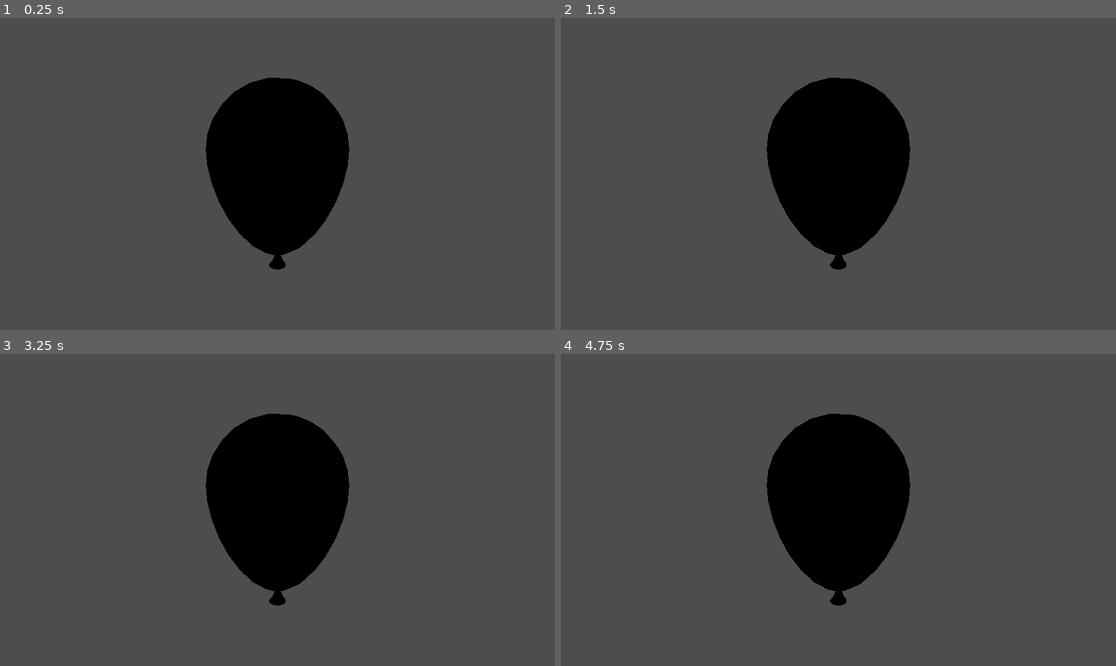
Above: before the commit, frames 1-4 (two rows, left to right).
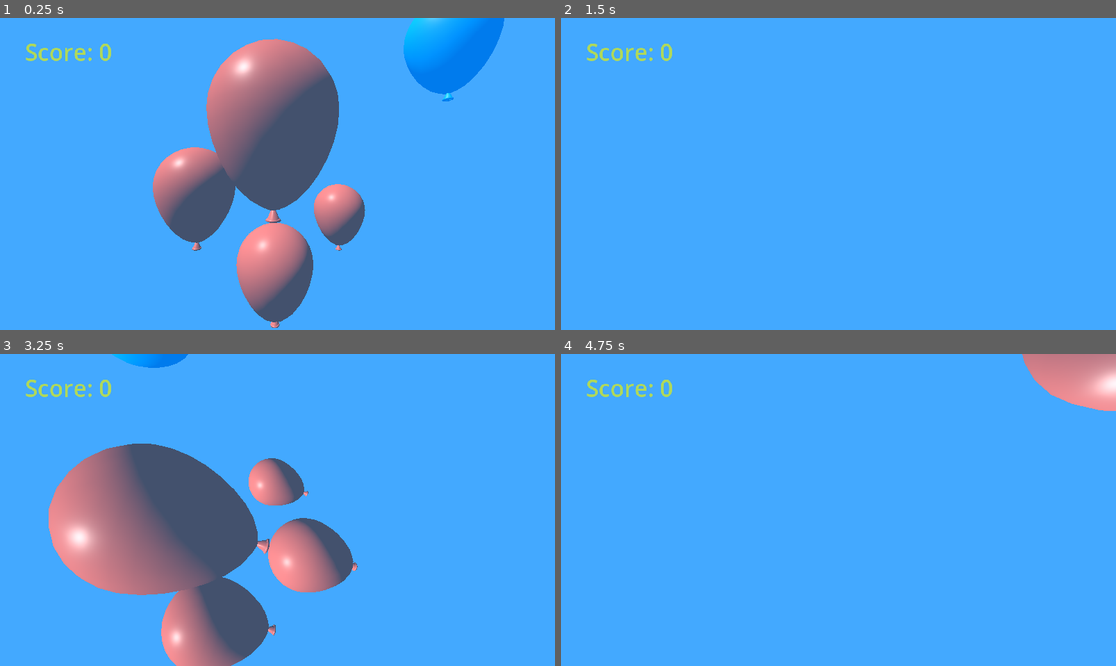
Above: after the commit, the same moments.

Repository: Picrik/godot_miniGames
Game: Godot game, scene res://Balloon Popper/balloon_popper.tscn
The game is run twice, just before and just after one commit, with the same random seed, the same clock (stepped at 60 frames per second) and the same inputs.
Inputs (mouse positions are in pixels of both pictures, inside the frame that each line leads up to):
- Up to frame 1 (0.25 s): no input
- Up to frame 2 (1.5 s): tap Enter at 0.5 s; move the mouse to (960, 158) at 0.52 s; hold Right (ui_right) 0.53-1.28 s; click (960, 158) at 0.67 s; tap Space at 1.25 s; move the mouse to (727, 189) at 1.27 s; hold Down (ui_down) from 1.28 s (still down); click (727, 189) at 1.42 s
- Up to frame 3 (3.25 s): move the mouse to (333, 441) at 2.02 s; release Down (ui_down) at 2.03 s; hold Right (ui_right) 2.03-2.78 s; click (333, 441) at 2.17 s; move the mouse to (249, 572) at 2.77 s; hold Up (ui_up) from 2.78 s (still down); click (249, 572) at 2.92 s
- Up to frame 4 (4.75 s): move the mouse to (1005, 556) at 3.52 s; release Up (ui_up) at 3.53 s; hold Left (ui_left) from 3.53 s (still down); click (1005, 556) at 3.67 s; move the mouse to (672, 463) at 4.27 s; click (672, 463) at 4.42 s

The runs differ from the first frame. In frame 1, 100% of the frame differs, in the area x 0-100%, y 0-100%; in frame 2, 100%; in frame 3, 100%; in frame 4, 100%.

Commit message:
balloon_physics
Add two mini games

Diff:
--- /dev/null
+++ b/Balloon Popper/balloon.gd
@@ -0,0 +1,29 @@
+extends Area3D
+
+@export var clicks_to_pop : int = 5
+@export var size_increase : float = 0.2
+@export var score_to_give : int = 1
+@onready var camera_3d: Camera3D = $"../Camera3D"
+
+var manager
+
+func _ready() -> void:
+	manager = $".."
+
+func _on_input_event(camera: Node, event: InputEvent, event_position: Vector3, normal: Vector3, shape_idx: int) -> void:
+	if event is not InputEventMouseButton:
+		return
+
+	if event.button_index != MOUSE_BUTTON_LEFT:
+		return
+
+	if not event.is_pressed():
+		return
+
+	scale += Vector3.ONE * size_increase
+	clicks_to_pop -= 1
+
+	if clicks_to_pop == 0:
+		manager.increase_score(score_to_give)
+		print("")
+		queue_free()
--- /dev/null
+++ b/Balloon Popper/balloon.tscn
@@ -0,0 +1,22 @@
+[gd_scene load_steps=5 format=3 uid="uid://csafnr7pknh07"]
+
+[ext_resource type="Script" uid="uid://dppofigf66lgk" path="res://Balloon Popper/balloon.gd" id="1_m3aph"]
+[ext_resource type="Material" uid="uid://87jaxn4o0mpg" path="res://Balloon Popper/balloon_red.tres" id="2_eliol"]
+[ext_resource type="ArrayMesh" uid="uid://dporwx1u861f7" path="res://Balloon Popper/Balloon.obj" id="3_mhfhb"]
+
+[sub_resource type="SphereShape3D" id="SphereShape3D_bxkad"]
+radius = 0.5753273
+
+[node name="balloon" type="Area3D"]
+script = ExtResource("1_m3aph")
+
+[node name="model" type="MeshInstance3D" parent="."]
+material_override = ExtResource("2_eliol")
+mesh = ExtResource("3_mhfhb")
+skeleton = NodePath("../..")
+
+[node name="CollisionShape3D" type="CollisionShape3D" parent="."]
+transform = Transform3D(1, 0, 0, 0, 1, 0, 0, 0, 1, 0, 0.08544105, 0)
+shape = SubResource("SphereShape3D_bxkad")
+
+[connection signal="input_event" from="." to="." method="_on_input_event"]
--- /dev/null
+++ b/Balloon Popper/balloon_blue.tres
@@ -0,0 +1,5 @@
+[gd_resource type="StandardMaterial3D" format=3 uid="uid://cix42h6yfmbkc"]
+
+[resource]
+albedo_color = Color(4.235506e-06, 0.7342437, 0.9279848, 1)
+roughness = 0.4
--- /dev/null
+++ b/Balloon Popper/balloon_blue.tscn
@@ -0,0 +1,22 @@
+[gd_scene load_steps=5 format=3 uid="uid://cxra4noymjdql"]
+
+[ext_resource type="Script" uid="uid://dppofigf66lgk" path="res://Balloon Popper/balloon.gd" id="1_2h5bb"]
+[ext_resource type="Material" uid="uid://cix42h6yfmbkc" path="res://Balloon Popper/balloon_blue.tres" id="2_h0ryi"]
+[ext_resource type="ArrayMesh" uid="uid://dporwx1u861f7" path="res://Balloon Popper/Balloon.obj" id="3_wc3bo"]
+
+[sub_resource type="SphereShape3D" id="SphereShape3D_bxkad"]
+radius = 0.5753273
+
+[node name="balloon" type="Area3D"]
+script = ExtResource("1_2h5bb")
+
+[node name="model" type="MeshInstance3D" parent="."]
+material_override = ExtResource("2_h0ryi")
+mesh = ExtResource("3_wc3bo")
+skeleton = NodePath("../..")
+
+[node name="CollisionShape3D" type="CollisionShape3D" parent="."]
+transform = Transform3D(1, 0, 0, 0, 1, 0, 0, 0, 1, 0, 0.08544105, 0)
+shape = SubResource("SphereShape3D_bxkad")
+
+[connection signal="input_event" from="." to="." method="_on_input_event"]
--- /dev/null
+++ b/Balloon Popper/balloon_manager.gd
@@ -0,0 +1,12 @@
+extends Node3D
+
+var score : int = 0
+var score_text : Label
+
+func _ready() -> void:
+	score_text = $Score
+	score_text.text = "Score: 0"
+
+func increase_score (amount :int):
+	score += amount
+	score_text.text = "Score: " + str(score)
--- a/Balloon Popper/balloon_popper.tscn
+++ b/Balloon Popper/balloon_popper.tscn
@@ -1,15 +1,57 @@
-[gd_scene load_steps=2 format=3 uid="uid://x4h8uf0r1sq0"]
+[gd_scene load_steps=7 format=3 uid="uid://x4h8uf0r1sq0"]
 
-[ext_resource type="ArrayMesh" uid="uid://dporwx1u861f7" path="res://Balloon Popper/Balloon.obj" id="1_4t30t"]
+[ext_resource type="Script" uid="uid://c3vkkfe8l14tu" path="res://Balloon Popper/balloon_manager.gd" id="1_hm4d0"]
+[ext_resource type="Script" uid="uid://cjr1t075cuvsy" path="res://Balloon Popper/camera_3d.gd" id="2_6jol5"]
+[ext_resource type="PackedScene" uid="uid://csafnr7pknh07" path="res://Balloon Popper/balloon.tscn" id="2_bxkad"]
+[ext_resource type="PackedScene" uid="uid://cxra4noymjdql" path="res://Balloon Popper/balloon_blue.tscn" id="4_hm4d0"]
+
+[sub_resource type="Environment" id="Environment_4t30t"]
+background_mode = 1
+background_color = Color(0.2628886, 0.6620919, 0.99999994, 1)
+
+[sub_resource type="LabelSettings" id="LabelSettings_bxkad"]
+font_size = 48
+font_color = Color(0.69119173, 0.85, 0.34850004, 1)
 
 [node name="Main" type="Node3D"]
-
-[node name="Balloon" type="MeshInstance3D" parent="."]
-transform = Transform3D(1, 0, 0, 0, 1, 0, 0, 0, 1, 0.0329324, 0, 0.0969677)
-mesh = ExtResource("1_4t30t")
+script = ExtResource("1_hm4d0")
 
 [node name="Camera3D" type="Camera3D" parent="."]
-transform = Transform3D(1, 0, 0, 0, 1, 0, 0, 0, 1, 0.0329324, 0, 1.5982262)
+transform = Transform3D(1, 0, 0, 0, 1, 0, 0, 0, 1, 0.0329324, 1.3171235, 2.6867466)
+script = ExtResource("2_6jol5")
 
-[node name="SpotLight3D" type="SpotLight3D" parent="."]
-transform = Transform3D(1, 0, 0, 0, -0.71541226, 0.6987026, 0, -0.6987026, -0.71541226, 4.0284357, 5.2217455, 0)
+[node name="DirectionalLight3D" type="DirectionalLight3D" parent="."]
+transform = Transform3D(-0.020645428, -0.8394896, -0.5429835, 0.26093632, -0.5288003, 0.8076401, -0.96513516, -0.12501004, 0.22997066, -1.2922394, 5.121672, -1.8986057)
+
+[node name="WorldEnvironment" type="WorldEnvironment" parent="."]
+environment = SubResource("Environment_4t30t")
+
+[node name="balloon" parent="." instance=ExtResource("2_bxkad")]
+
+[node name="balloon2" parent="." instance=ExtResource("2_bxkad")]
+transform = Transform3D(1, 0, 0, 0, 1, 0, 0, 0, 1, 1.2821624, 0.44925642, -1.4776781)
+
+[node name="balloon3" parent="." instance=ExtResource("2_bxkad")]
+transform = Transform3D(1, 0, 0, 0, 1, 0, 0, 0, 1, -1.0310447, 1.0055202, 0)
+
+[node name="balloon4" parent="." instance=ExtResource("2_bxkad")]
+transform = Transform3D(1, 0, 0, 0, 1, 0, 0, 0, 1, 0, 1.622347, 1.0810122)
+
+[node name="balloon5" parent="." instance=ExtResource("2_bxkad")]
+transform = Transform3D(1, 0, 0, 0, 1, 0, 0, 0, 1, -2.599903, 1.3171235, -5.530916)
+
+[node name="balloon6" parent="." instance=ExtResource("2_bxkad")]
+transform = Transform3D(1, 0, 0, 0, 1, 0, 0, 0, 1, 0.0329324, 1.3171235, -1.2362297)
+
+[node name="Score" type="Label" parent="."]
+offset_left = 52.0
+offset_top = 37.0
+offset_right = 118.0
+offset_bottom = 60.0
+text = "Score: 0"
+label_settings = SubResource("LabelSettings_bxkad")
+
+[node name="balloon7" parent="." instance=ExtResource("4_hm4d0")]
+transform = Transform3D(1, 0, 0, 0, 1, 0, 0, 0, 1, 2.2851834, 2.9721267, 0)
+clicks_to_pop = 6
+score_to_give = 10
--- /dev/null
+++ b/Balloon Popper/balloon_red.tres
@@ -0,0 +1,5 @@
+[gd_resource type="StandardMaterial3D" format=3 uid="uid://87jaxn4o0mpg"]
+
+[resource]
+albedo_color = Color(1, 0.494251, 0.42709014, 1)
+roughness = 0.4
--- /dev/null
+++ b/Balloon Popper/camera_3d.gd
@@ -0,0 +1,14 @@
+extends Camera3D
+
+@onready var camera_3d: Camera3D = $"."
+var camera_speed = 0.1
+
+func _process(delta):
+	if Input.is_action_pressed("ui_left"):
+		rotate_y(camera_speed)
+	if Input.is_action_pressed("ui_right"):
+		rotate_y(-camera_speed)
+	if Input.is_action_pressed("ui_up"):
+		camera_3d.rotate_x(camera_speed)
+	if Input.is_action_pressed("ui_down"):
+		camera_3d.rotate_x(-camera_speed)
--- /dev/null
+++ b/Physics/crate.tscn
@@ -0,0 +1,16 @@
+[gd_scene load_steps=3 format=3 uid="uid://yunho04uq5rd"]
+
+[ext_resource type="Texture2D" uid="uid://cf4gkayudhb3l" path="res://Physics/Crate.png" id="1_4enw2"]
+
+[sub_resource type="RectangleShape2D" id="RectangleShape2D_p3c4k"]
+size = Vector2(18, 18)
+
+[node name="Crate" type="RigidBody2D"]
+gravity_scale = 0.0
+linear_damp = 3.0
+
+[node name="Sprite2D" type="Sprite2D" parent="."]
+texture = ExtResource("1_4enw2")
+
+[node name="CollisionShape2D" type="CollisionShape2D" parent="."]
+shape = SubResource("RectangleShape2D_p3c4k")
--- /dev/null
+++ b/Physics/physics.tscn
@@ -0,0 +1,127 @@
+[gd_scene load_steps=5 format=3 uid="uid://c2hmrhq4vtdrh"]
+
+[ext_resource type="Texture2D" uid="uid://25wy2eb7mo6k" path="res://Physics/PhysicsCharacter.png" id="1_bbkc8"]
+[ext_resource type="Script" uid="uid://cn8h1udsrknpu" path="res://Physics/physics_player.gd" id="1_kow1d"]
+[ext_resource type="PackedScene" uid="uid://yunho04uq5rd" path="res://Physics/crate.tscn" id="3_h1ex6"]
+
+[sub_resource type="RectangleShape2D" id="RectangleShape2D_bbkc8"]
+size = Vector2(18, 18)
+
+[node name="Main" type="Node2D"]
+
+[node name="Player" type="RigidBody2D" parent="."]
+position = Vector2(-22, -28)
+mass = 5.0
+gravity_scale = 0.0
+linear_damp = 1.0
+script = ExtResource("1_kow1d")
+
+[node name="Sprite" type="Sprite2D" parent="Player"]
+texture = ExtResource("1_bbkc8")
+
+[node name="CollisionShape2D" type="CollisionShape2D" parent="Player"]
+shape = SubResource("RectangleShape2D_bbkc8")
+
+[node name="Camera2D" type="Camera2D" parent="."]
+zoom = Vector2(3, 3)
+
+[node name="Crate" parent="." instance=ExtResource("3_h1ex6")]
+
+[node name="Crate2" parent="." instance=ExtResource("3_h1ex6")]
+position = Vector2(-119, -64)
+
+[node name="Crate3" parent="." instance=ExtResource("3_h1ex6")]
+position = Vector2(43, -62)
+
+[node name="Crate4" parent="." instance=ExtResource("3_h1ex6")]
+position = Vector2(83, -54)
+
+[node name="Crate5" parent="." instance=ExtResource("3_h1ex6")]
+position = Vector2(61, 29)
+
+[node name="Crate6" parent="." instance=ExtResource("3_h1ex6")]
+position = Vector2(-93, 49)
+
+[node name="Crate7" parent="." instance=ExtResource("3_h1ex6")]
+position = Vector2(-49, 98)
+
+[node name="Crate8" parent="." instance=ExtResource("3_h1ex6")]
+position = Vector2(-160, -39)
+
+[node name="Crate9" parent="." instance=ExtResource("3_h1ex6")]
+position = Vector2(23, -43)
+
+[node name="Crate10" parent="." instance=ExtResource("3_h1ex6")]
+position = Vector2(118, -35)
+
+[node name="Crate11" parent="." instance=ExtResource("3_h1ex6")]
+position = Vector2(112, 24)
+
+[node name="Crate12" parent="." instance=ExtResource("3_h1ex6")]
+position = Vector2(-142, 23)
+
+[node name="Crate13" parent="." instance=ExtResource("3_h1ex6")]
+position = Vector2(11, 57)
+
+[node name="Crate14" parent="." instance=ExtResource("3_h1ex6")]
+position = Vector2(141, 75)
+
+[node name="Crate15" parent="." instance=ExtResource("3_h1ex6")]
+position = Vector2(147.54971, -75.34233)
+
+[node name="Crate16" parent="." instance=ExtResource("3_h1ex6")]
+position = Vector2(160.58908, 14.691254)
+
+[node name="Crate17" parent="." instance=ExtResource("3_h1ex6")]
+position = Vector2(97.87601, 85.47629)
+
+[node name="Crate18" parent="." instance=ExtResource("3_h1ex6")]
+position = Vector2(61.86258, 83.613525)
+
+[node name="Crate19" parent="." instance=ExtResource("3_h1ex6")]
+position = Vector2(-66.04718, 31.456131)
+
+[node name="Crate20" parent="." instance=ExtResource("3_h1ex6")]
+position = Vector2(-82.19116, -10.145599)
+
+[node name="Crate21" parent="." instance=ExtResource("3_h1ex6")]
+position = Vector2(-64.18442, -64.78667)
+
+[node name="Crate22" parent="." instance=ExtResource("3_h1ex6")]
+position = Vector2(-155, -75)
+
+[node name="Crate23" parent="." instance=ExtResource("3_h1ex6")]
+position = Vector2(-39, 51)
+
+[node name="Crate24" parent="." instance=ExtResource("3_h1ex6")]
+position = Vector2(-131, -18)
+
+[node name="Crate25" parent="." instance=ExtResource("3_h1ex6")]
+position = Vector2(-179, 36)
+
+[node name="Crate26" parent="." instance=ExtResource("3_h1ex6")]
+position = Vector2(-111, 14)
+
+[node name="Crate27" parent="." instance=ExtResource("3_h1ex6")]
+position = Vector2(-106, 82)
+
+[node name="Crate28" parent="." instance=ExtResource("3_h1ex6")]
+position = Vector2(-142.4205, 64.36496)
+
+[node name="Crate29" parent="." instance=ExtResource("3_h1ex6")]
+position = Vector2(-18.236267, -80.93062)
+
+[node name="Crate30" parent="." instance=ExtResource("3_h1ex6")]
+position = Vector2(65.588104, -10.145599)
+
+[node name="Crate31" parent="." instance=ExtResource("3_h1ex6")]
+position = Vector2(164.93552, -28.152313)
+
+[node name="Crate32" parent="." instance=ExtResource("3_h1ex6")]
+position = Vector2(63.72534, -95.832726)
+
+[node name="Crate33" parent="." instance=ExtResource("3_h1ex6")]
+position = Vector2(17.77716, 84.85535)
+
+[node name="Crate34" parent="." instance=ExtResource("3_h1ex6")]
+position = Vector2(-81.57022, -43.67534)
--- /dev/null
+++ b/Physics/physics_player.gd
@@ -0,0 +1,17 @@
+extends RigidBody2D
+
+var hit_force : float = 50.0
+
+# Called when the node enters the scene tree for the first time.
+func _ready() -> void:
+	pass # Replace with function body.
+
+
+# Called every frame. 'delta' is the elapsed time since the previous frame.
+func _process(delta: float) -> void:
+	if Input.is_mouse_button_pressed(MOUSE_BUTTON_LEFT):
+		var mouse_pos = get_global_mouse_position()
+
+		var dir = global_position.direction_to(mouse_pos)
+
+		apply_impulse(dir * hit_force)
--- a/project.godot
+++ b/project.godot
@@ -14,3 +14,8 @@
 run/main_scene="uid://x4h8uf0r1sq0"
 config/features=PackedStringArray("4.5", "Forward Plus")
 config/icon="res://icon.svg"
+
+[rendering]
+
+textures/canvas_textures/default_texture_filter=0
+environment/defaults/default_clear_color=Color(0.29736644, 0.16042545, 0.10468743, 1)
Not shown, added: Balloon Popper/balloon.gd.uid
Not shown, added: Balloon Popper/balloon_manager.gd.uid
Not shown, added: Balloon Popper/camera_3d.gd.uid
Not shown, added: Physics/physics_player.gd.uid
Not shown, added: Balloon Popper/balloon_popper.tscn6085404908.tmp
Not shown, added: Balloon Popper/balloon_popper.tscn6094387591.tmp
Not shown, changed: README.md
